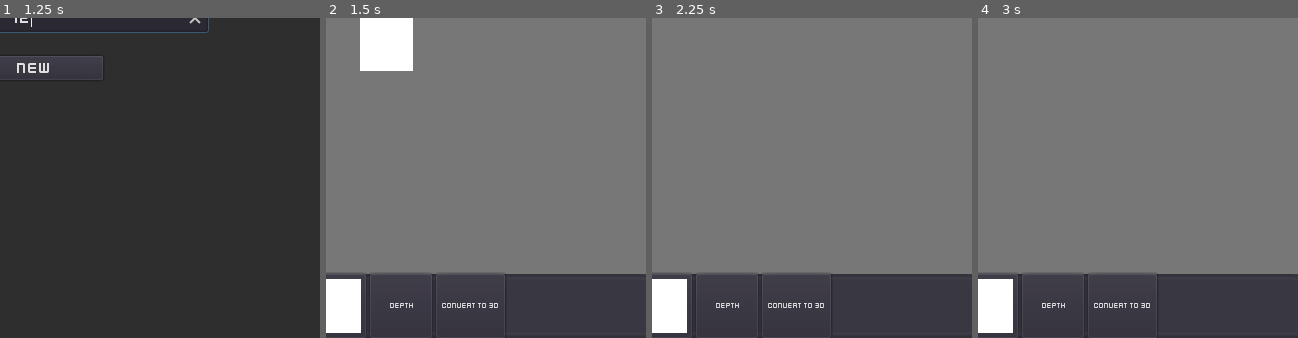
Above: before the commit, frames 1-4 (left to right).
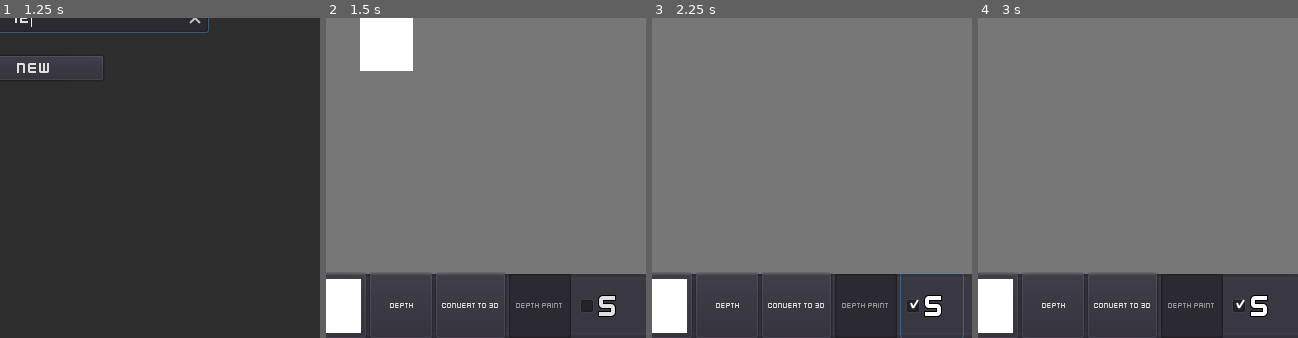
Above: after the commit, the same moments.

Repository: Idristhegr8/Kenshape_copy_test
Game: Godot game, scene res://Main.tscn
Same seed, same stepped clock (60 frames per second), same inputs: the game is played once before the commit and once after it.
Inputs (mouse positions are % of the whole screen's width and height, from its top left):
- Up to frame 1 (1.25 s): click (50, 45) at 0.52 s; type "12" at 0.6 s; click (50, 50) at 0.75 s; type "12" at 0.83 s
- Up to frame 2 (1.5 s): click "New" at 1.25 s
- Up to frame 3 (2.25 s): click (88, 95) at 2 s, where only the run after the commit has a clickable "S"
- Up to frame 4 (3 s): click (5, 95) at 2.75 s
The pictures show only the part of the screen within x 45-95%, y 50-100%; the shares and areas given below are measured in that part.

Frame 1 is identical in both runs. In frame 2, 0.6% of the frame differs, in the area x 57-91%, y 80-100%; in frame 3, 0.8%, in the area x 57-98%, y 79-100%; in frame 4, 0.6%.

Commit message:
Just a Generic Update.

Diff:
--- a/Drawing_board.gd
+++ b/Drawing_board.gd
@@ -1,4 +1,7 @@
 extends Node2D
+
+var depth: int = 1
+var symmetry: bool = false
 
 var undo_history: Array = []
 var redo_history: Array = []
@@ -69,6 +72,7 @@
 
 # warning-ignore:unused_argument
 func _process(delta: float) -> void:
+
 	var mouse_pos: Vector2 = get_global_mouse_position()
 	$Pixel.global_position = mouse_pos.snapped(Vector2(64, 64))
 	grid_pos = mouse_pos.snapped(Vector2(64, 64))
@@ -187,6 +191,8 @@
 		var node: Sprite = load("res://Pixel.tscn").instance()
 		node.global_position = grid_pos
 		node.modulate = $UI._Color
+		node.depth = depth
+		node.depth_symmetry = symmetry
 # warning-ignore:return_value_discarded
 		connect("depth", node, "depth")
 # warning-ignore:return_value_discarded
@@ -354,6 +360,8 @@
 	node.modulate = $UI._Color
 	node.color_to_fill = color_to_fill
 	node.start_point = true
+	node.depth = depth
+	node.depth_symmetry = symmetry
 # warning-ignore:return_value_discarded
 	connect("depth", node, "depth")
 # warning-ignore:return_value_discarded
--- a/Drawing_board.tscn
+++ b/Drawing_board.tscn
@@ -27,6 +27,16 @@
 size = 7
 font_data = ExtResource( 4 )
 
+[sub_resource type="DynamicFont" id=5]
+size = 7
+font_data = ExtResource( 4 )
+
+[sub_resource type="DynamicFont" id=6]
+size = 32
+outline_size = 1
+outline_color = Color( 0, 0, 0, 1 )
+font_data = ExtResource( 4 )
+
 [node name="Drawing_board" type="Node2D"]
 script = ExtResource( 1 )
 
@@ -94,10 +104,11 @@
 anchor_top = 0.5
 anchor_right = 0.5
 anchor_bottom = 0.5
-margin_left = -152.0
-margin_top = -215.0
-margin_right = 184.0
-margin_bottom = 247.0
+margin_left = -148.0
+margin_top = -211.0
+margin_right = 188.0
+margin_bottom = 251.0
+mouse_filter = 2
 __meta__ = {
 "_edit_use_anchors_": false
 }
@@ -105,6 +116,7 @@
 [node name="Error" type="AcceptDialog" parent="UI"]
 margin_right = 83.0
 margin_bottom = 58.0
+mouse_filter = 2
 window_title = "Error!"
 __meta__ = {
 "_edit_use_anchors_": false
@@ -223,6 +235,24 @@
 __meta__ = {
 "_edit_use_anchors_": false
 }
+
+[node name="LineEdit" type="LineEdit" parent="CanvasLayer/Tools"]
+margin_left = 469.0
+margin_right = 531.0
+margin_bottom = 64.0
+rect_min_size = Vector2( 62, 64 )
+custom_fonts/font = SubResource( 5 )
+align = 1
+max_length = 1
+placeholder_text = "depth paint"
+
+[node name="CheckBox" type="CheckBox" parent="CanvasLayer/Tools"]
+margin_left = 535.0
+margin_right = 597.0
+margin_bottom = 64.0
+rect_min_size = Vector2( 62, 64 )
+custom_fonts/font = SubResource( 6 )
+text = "S"
 
 [connection signal="color_changed" from="UI/ColorPicker" to="UI" method="_on_ColorPicker_color_changed"]
 [connection signal="mouse_entered" from="CanvasLayer/BG" to="UI" method="_on_Button_mouse_entered"]
@@ -248,3 +278,9 @@
 [connection signal="mouse_entered" from="CanvasLayer/Tools/3D" to="UI" method="_on_Button_mouse_entered"]
 [connection signal="mouse_exited" from="CanvasLayer/Tools/3D" to="UI" method="_on_Button_mouse_exited"]
 [connection signal="pressed" from="CanvasLayer/Tools/3D" to="UI" method="_on_3D_pressed"]
+[connection signal="mouse_entered" from="CanvasLayer/Tools/LineEdit" to="UI" method="_on_Button_mouse_entered"]
+[connection signal="mouse_exited" from="CanvasLayer/Tools/LineEdit" to="UI" method="_on_Button_mouse_exited"]
+[connection signal="text_changed" from="CanvasLayer/Tools/LineEdit" to="UI" method="_on_LineEdit_text_changed"]
+[connection signal="mouse_entered" from="CanvasLayer/Tools/CheckBox" to="UI" method="_on_Button_mouse_entered"]
+[connection signal="mouse_exited" from="CanvasLayer/Tools/CheckBox" to="UI" method="_on_Button_mouse_exited"]
+[connection signal="toggled" from="CanvasLayer/Tools/CheckBox" to="UI" method="_on_CheckBox_toggled"]
--- a/Pixel.gd
+++ b/Pixel.gd
@@ -73,6 +73,8 @@
 				elif color_to_fill != null and all_pixels[pixels.find(curr_pixel.global_position + directions[0])].modulate == color_to_fill and pixels.has(curr_pixel.global_position + directions[0]):
 					var p = all_pixels[pixels.find(curr_pixel.global_position + directions[0])]
 					p.modulate = modulate
+					p.depth = depth
+					p.depth_symmetry = depth_symmetry
 					queue.append(p)
 					pixels.append(curr_pixel.global_position + directions[0])
 					all_pixels.append(p)
@@ -86,6 +88,8 @@
 				elif color_to_fill != null and all_pixels[pixels.find(curr_pixel.global_position + directions[1])].modulate == color_to_fill and pixels.has(curr_pixel.global_position + directions[1]):
 					var p = all_pixels[pixels.find(curr_pixel.global_position + directions[1])]
 					p.modulate = modulate
+					p.depth = depth
+					p.depth_symmetry = depth_symmetry
 					queue.append(p)
 					pixels.append(curr_pixel.global_position + directions[1])
 					all_pixels.append(p)
@@ -105,6 +109,8 @@
 				elif pixels.has(curr_pixel.global_position + directions[2]) and all_pixels[pixels.find(curr_pixel.global_position + directions[2])].modulate == color_to_fill:
 					var p = all_pixels[pixels.find(curr_pixel.global_position + directions[2])]
 					p.modulate = modulate
+					p.depth = depth
+					p.depth_symmetry = depth_symmetry
 					queue.append(p)
 					pixels.append(curr_pixel.global_position + directions[2])
 					all_pixels.append(p)
@@ -118,6 +124,8 @@
 				elif pixels.has(curr_pixel.global_position + directions[3]) and all_pixels[pixels.find(curr_pixel.global_position + directions[3])].modulate == color_to_fill:
 					var p = all_pixels[pixels.find(curr_pixel.global_position + directions[3])]
 					p.modulate = modulate
+					p.depth = depth
+					p.depth_symmetry = depth_symmetry
 					queue.append(p)
 					pixels.append(curr_pixel.global_position + directions[3])
 					all_pixels.append(p)
@@ -142,6 +150,8 @@
 	var pixel: Sprite = load("res://Pixel.tscn").instance()
 	pixel.global_position = pos
 	pixel.modulate = _color
+	pixel.depth = depth
+	pixel.depth_symmetry = depth_symmetry
 # warning-ignore:return_value_discarded
 	get_parent().get_parent().connect("depth", pixel, "depth")
 # warning-ignore:return_value_discarded
--- a/Save_image_dialogue.gd
+++ b/Save_image_dialogue.gd
@@ -5,24 +5,32 @@
 var index_selected: int = -1
 var _files: Array = []
 var path_extension: String = ".pt3d"
+var parent: Control
 var path: String = OS.get_system_dir(OS.SYSTEM_DIR_DOWNLOADS)
 #var path: String = OS.get_system_dir(OS.SYSTEM_DIR_DCIM) + "/" + "Camera"
 
 func _ready() -> void:
 
-	if Global.drawing_board.y - 10 != 0:
-# warning-ignore:narrowing_conversion
-		var extra_y: int = Global.drawing_board.y-10
-		for y in extra_y:
-			rect_scale.y += 0.1
-			rect_position.y -= 14.35
-
-	if Global.drawing_board.x - 10 != 0:
-# warning-ignore:narrowing_conversion
-		var extra_x: int = Global.drawing_board.x-10
-		for x in extra_x:
-			rect_scale.x += 0.1
-			rect_position.x -= 22.3
+	var zoom: int = parent.get_parent().get_node("Camera2D").zoom.x
+	for z in zoom:
+		rect_scale.y += 0.1
+		rect_position.y -= 14.35
+		rect_scale.x += 0.1
+		rect_position.x -= 22.3
+
+#	if Global.drawing_board.y - 10 != 0:
+## warning-ignore:narrowing_conversion
+#		var extra_y: int = Global.drawing_board.y-10
+#		for y in extra_y:
+#			rect_scale.y += 0.1
+#			rect_position.y -= 14.35
+#
+#	if Global.drawing_board.x - 10 != 0:
+## warning-ignore:narrowing_conversion
+#		var extra_x: int = Global.drawing_board.x-10
+#		for x in extra_x:
+#			rect_scale.x += 0.1
+#			rect_position.x -= 22.3
 
 	var files: Array = []
 	files = get_files(path)
@@ -120,7 +128,7 @@
 		}
 
 	# warning-ignore:return_value_discarded
-		file.open_encrypted_with_pass(path + "/" + $File_name.text + path_extension, File.WRITE, get_parent().password)
+		file.open_encrypted_with_pass(path + "/" + $File_name.text + path_extension, File.WRITE, parent.password)
 		Global.file_name = $File_name.text
 		file.store_line(to_json(data))
 		file.close()
@@ -166,7 +174,7 @@
 	}
 
 # warning-ignore:return_value_discarded
-	file.open_encrypted_with_pass(path + "/" + $File_name.text + path_extension, File.WRITE, get_parent().password)
+	file.open_encrypted_with_pass(path + "/" + $File_name.text + path_extension, File.WRITE, parent.password)
 	file.store_line(to_json(data))
 	file.close()
 
--- a/Save_image_dialogue.tscn
+++ b/Save_image_dialogue.tscn
@@ -37,6 +37,7 @@
 font_data = ExtResource( 3 )
 
 [node name="Save_image_dialogue" type="Control"]
+pause_mode = 2
 anchor_left = 0.5
 anchor_top = 0.5
 anchor_right = 0.5
--- a/Select_file_dialogue.gd
+++ b/Select_file_dialogue.gd
@@ -9,21 +9,27 @@
 
 func _ready() -> void:
 
-	if Global.drawing_board.y - 10 != 0:
-# warning-ignore:narrowing_conversion
-		var extra_y: int = Global.drawing_board.y-10
-		for y in extra_y:
-			rect_scale.y += 0.1
-			rect_position.y -= 14.35
+	var zoom: int = parent.get_parent().get_node("Camera2D").zoom.x
+	for z in zoom:
+		rect_scale.y += 0.1
+		rect_position.y -= 14.35
+		rect_scale.x += 0.1
+		rect_position.x -= 22.3
 
-	if Global.drawing_board.x - 10 != 0:
-# warning-ignore:narrowing_conversion
-		var extra_x: int = Global.drawing_board.x-10
-		for x in extra_x:
-			rect_scale.x += 0.1
-			rect_position.x -= 22.3
+#	if Global.drawing_board.y - 10 != 0:
+## warning-ignore:narrowing_conversion
+#		var extra_y: int = Global.drawing_board.y-10
+#		for y in extra_y:
+#			rect_scale.y += 0.1
+#			rect_position.y -= 14.35
+#
+#	if Global.drawing_board.x - 10 != 0:
+## warning-ignore:narrowing_conversion
+#		var extra_x: int = Global.drawing_board.x-10
+#		for x in extra_x:
+#			rect_scale.x += 0.1
+#			rect_position.x -= 22.3
 
-	parent = get_parent()
 	var files: Array = []
 	files = get_files(path)
 #	files.sort()
--- a/Select_file_dialogue.tscn
+++ b/Select_file_dialogue.tscn
@@ -33,6 +33,7 @@
 modulate_color = Color( 0.180392, 0.180392, 0.180392, 1 )
 
 [node name="Select_file_dialogue" type="Control"]
+pause_mode = 2
 anchor_left = 0.5
 anchor_top = 0.5
 anchor_right = 0.5
--- a/UI.gd
+++ b/UI.gd
@@ -45,7 +45,10 @@
 	if Input.is_action_pressed("Command") and Input.is_action_just_pressed("S"):
 		if not get_tree().paused:
 			var save_dialogue = load("res://Save_image_dialogue.tscn").instance()
-			add_child(save_dialogue)
+#			add_child(save_dialogue)
+			save_dialogue.parent = self
+			get_parent().get_node("CanvasLayer").add_child(save_dialogue)
+			get_parent().get_node("CanvasLayer").move_child(save_dialogue, 0)
 			get_parent().is_saving = true
 			get_tree().paused = true
 			get_parent().get_node("Pixel").hide()
@@ -53,7 +56,9 @@
 	if Input.is_action_pressed("Command") and Input.is_action_just_pressed("L") and not get_parent().is_saving:
 		if not get_tree().paused:
 			var save_dialogue = load("res://Select_file_dialogue.tscn").instance()
-			add_child(save_dialogue)
+			save_dialogue.parent = self
+			get_parent().get_node("CanvasLayer").add_child(save_dialogue)
+			get_parent().get_node("CanvasLayer").move_child(save_dialogue, 0)
 			get_tree().paused = true
 			get_parent().get_node("Pixel").hide()
 
@@ -109,6 +114,13 @@
 
 	# warning-ignore:return_value_discarded
 		get_tree().change_scene("res://Spatial.tscn")
+
+func _on_LineEdit_text_changed(new_text: String) -> void:
+	if int(new_text) <= 5:
+		get_parent().depth = int(new_text)
+
+func _on_CheckBox_toggled(button_pressed: bool) -> void:
+	get_parent().symmetry = button_pressed
 
 func _on_Button_mouse_entered() -> void:
 	get_parent().can_draw = false
Not shown: 1 places in Drawing_board.tscn that only renumber resources
Not shown, changed: export_presets.cfg
Not shown, changed: .DS_Store
Not shown, changed: Kenshape_copy_test.dmg
Not shown, changed: uipack_fixed/.DS_Store
